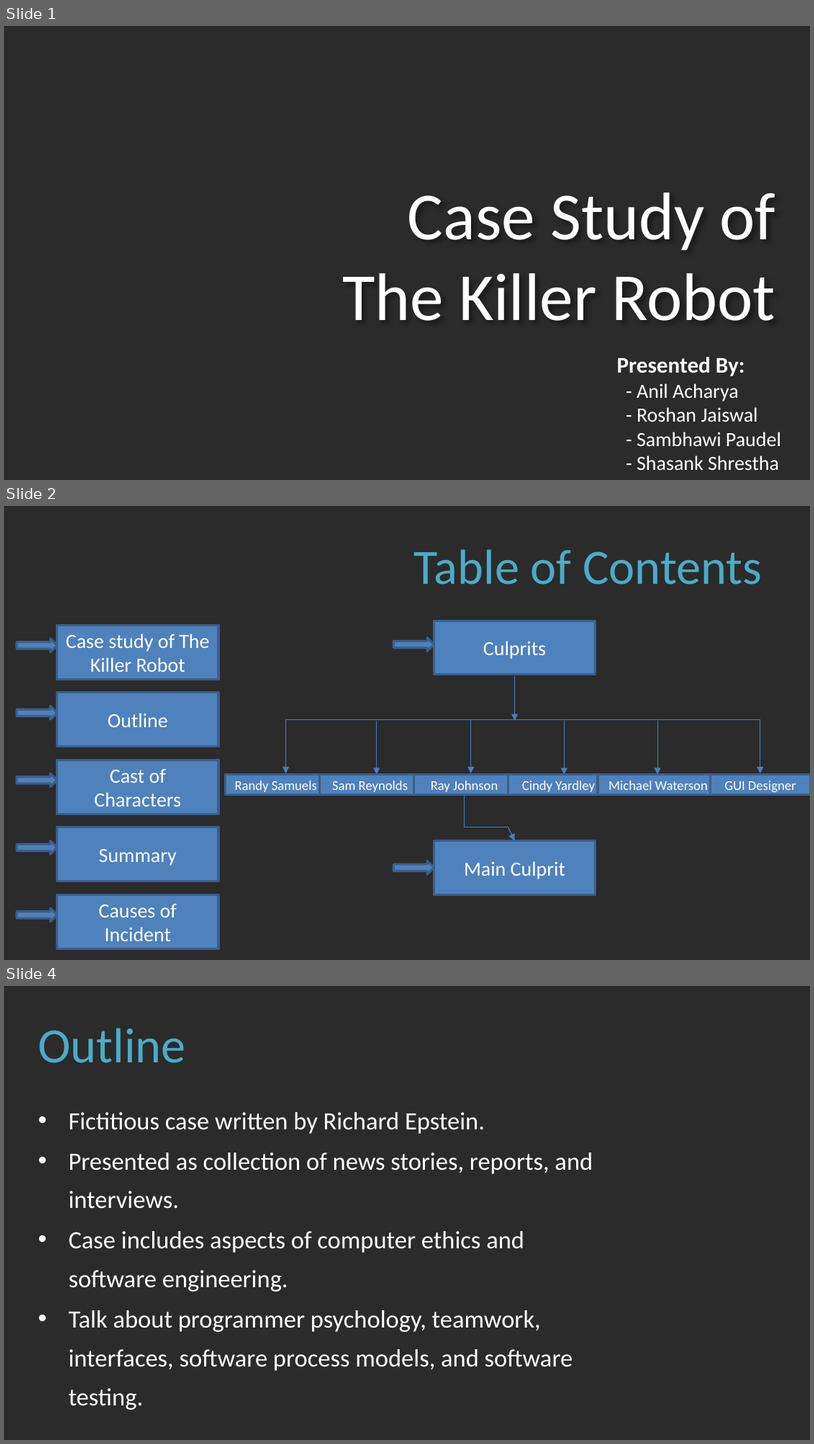
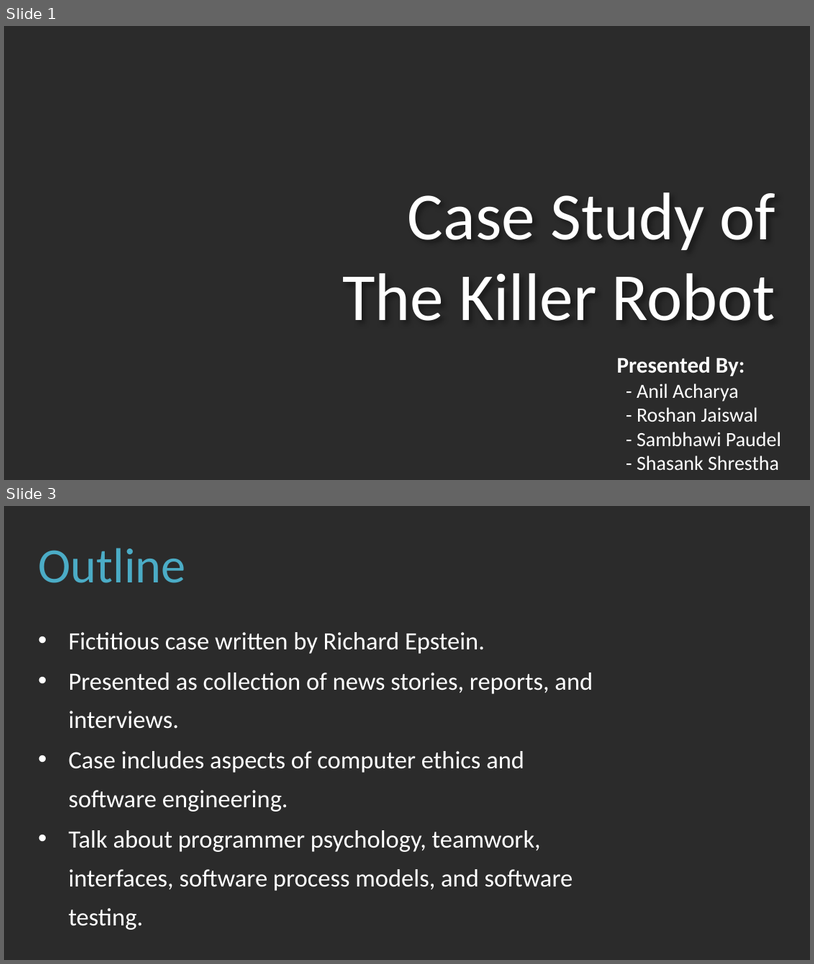
Before and after one commit to anil4956/HI, a slide deck: Killer Fish/Killer Robot.pptx. Shown one above the other, each under a label of ours: slides 1, 2 and 4 before the commit, slides 1 and 3 after it; the slides between them are not shown. The pictures are 814x1444 and 814x964 pixels, drawn with LibreOffice and Linux fonts; fonts in the diff are those of the drawing; background and template pictures are left out; a plain dark background stands for a picture behind light text. Boxes give left, top, right and bottom in pixels: in the first picture for what was removed or moved away, otherwise in the second. Text is boxed around its words. In the diff, an @@ line names an element or a change of style, - is before the commit and + after.

```diff
--- a/Killer Fish/Killer Robot.pptx
+++ b/Killer Fish/Killer Robot.pptx
@@ slide 2 removed at [4,506,810,960], background picture (left out) @@
@@ text removed at [414,549,762,584] @@
-Table of Contents
@@ rectangle removed at [57,626,219,680] @@
-Case study of The Killer Robot
@@ rectangle removed at [434,620,595,674] @@
-Culprits
@@ right arrow removed at [17,638,57,652] @@
@@ right arrow removed at [394,638,434,651] @@
@@ arrow removed from (515, 676) to (515, 721) @@
@@ rectangle removed at [57,692,219,746] @@
-Outline
@@ right arrow removed at [17,706,57,720] @@
@@ line removed from (542, 720) to (286, 720) @@
@@ arrow removed from (286, 720) to (286, 773) @@
@@ arrow removed from (376, 721) to (376, 775) @@
@@ arrow removed from (471, 720) to (471, 773) @@
@@ line removed from (761, 720) to (542, 720) @@
@@ arrow removed from (564, 721) to (564, 775) @@
@@ arrow removed from (658, 721) to (658, 775) @@
@@ arrow removed from (761, 720) to (761, 773) @@
@@ rectangle removed at [57,760,219,814] @@
-Cast of Characters
@@ right arrow removed at [17,773,57,787] @@
@@ rectangle removed at [226,775,327,795] @@
-Randy Samuels
@@ rectangle removed at [320,775,421,795] @@
-Sam Reynolds
@@ rectangle removed at [414,775,515,795] @@
-Ray Johnson
@@ rectangle removed at [509,775,610,795] @@
-Cindy Yardley
@@ rectangle removed at [598,775,719,795] @@
-Michael Waterson
@@ rectangle removed at [710,775,810,795] @@
-GUI Designer
@@ line removed from (465, 795) to (465, 827) @@
@@ rectangle removed at [57,827,219,881] @@
-Summary
@@ line removed from (465, 827) to (509, 827) @@
@@ arrow removed from (509, 827) to (515, 841) @@
@@ right arrow removed at [17,841,57,854] @@
@@ rectangle removed at [434,841,595,895] @@
-Main Culprit
@@ right arrow removed at [394,861,434,875] @@
@@ right arrow removed at [17,908,57,921] @@
@@ rectangle removed at [57,895,219,949] @@
-Causes of Incident
@@ what was slide 4 is now slide 3 @@
```
Also in this commit, not shown: 9 slides changed.
